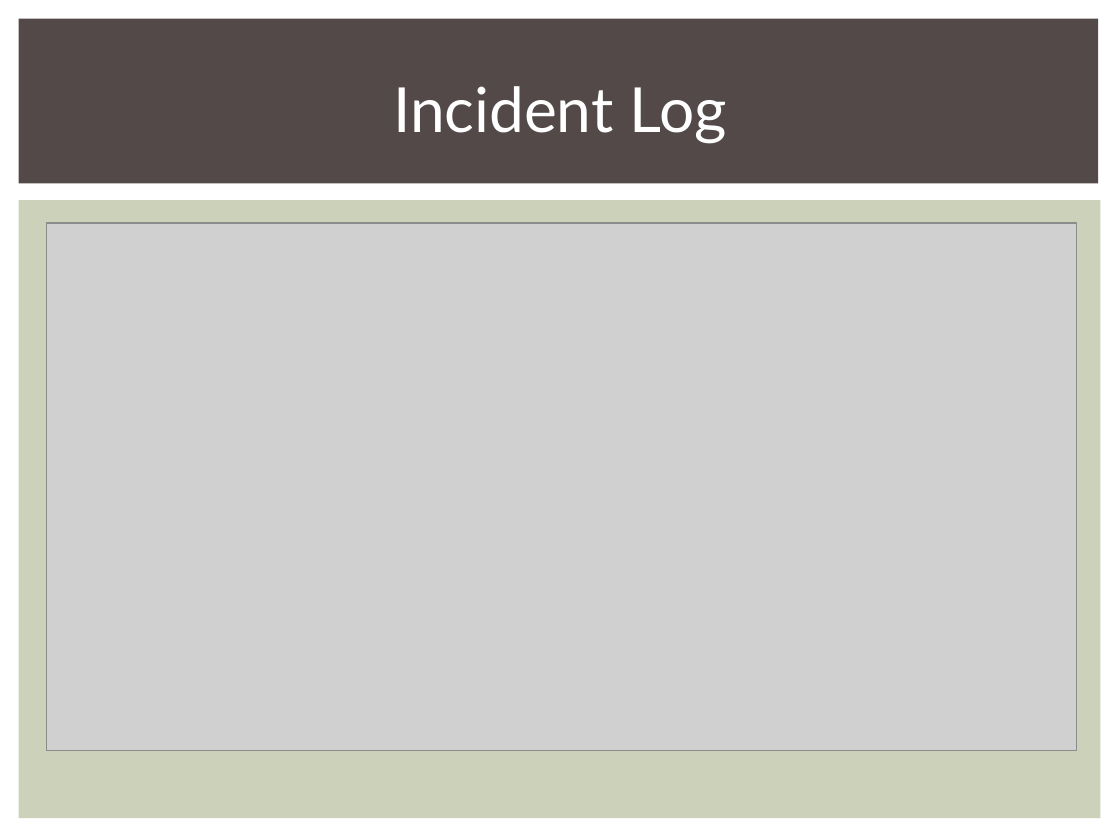
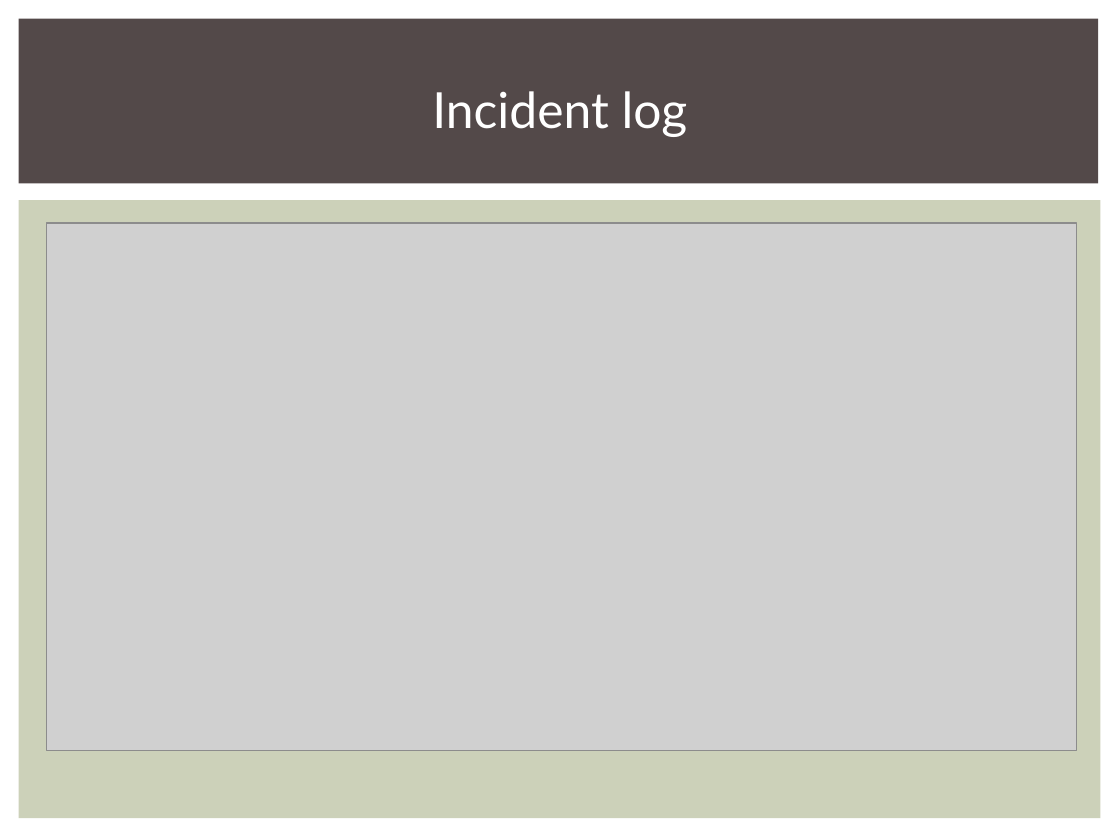
Before and after one commit to SEACodeCarrots/ReportIt, a slide deck: slide 5 of presentation.ppt (slide 4 before the commit). Drawn at 1120x840 pixels with LibreOffice and Linux fonts; fonts in the diff are those of the drawing; grey boxes stand for pictures. Boxes give left, top, right and bottom in pixels: in the first picture for what was removed or moved away, otherwise in the second. Text is boxed around its words. In the diff, an @@ line names an element or a change of style, - is before the commit and + after.

```diff
--- a/presentation.ppt
+++ b/presentation.ppt
@@ text at [432, 91, 688, 137]: text changed; size 40 to 32 pt @@
-Incident Log
+Incident log
```
Also in this commit, not shown: 4 other slides changed, 5 slides added, 2 slides removed.
